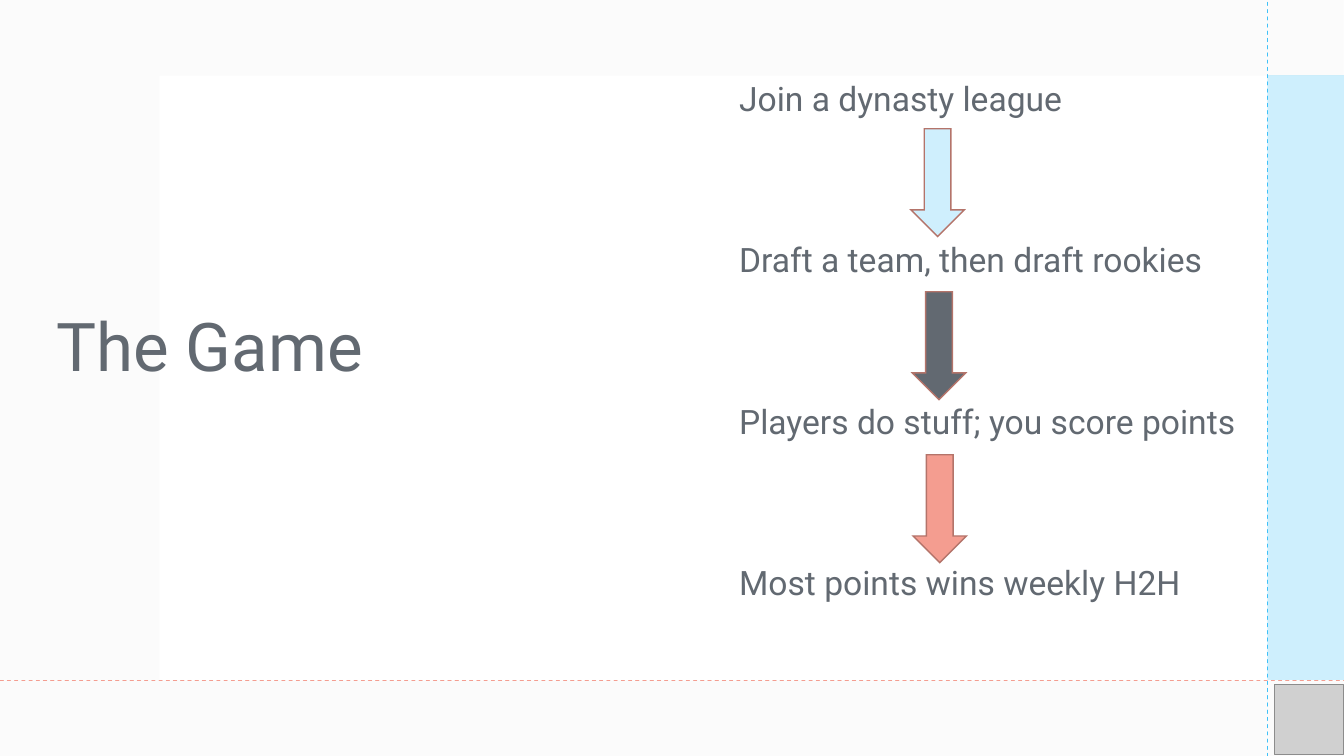
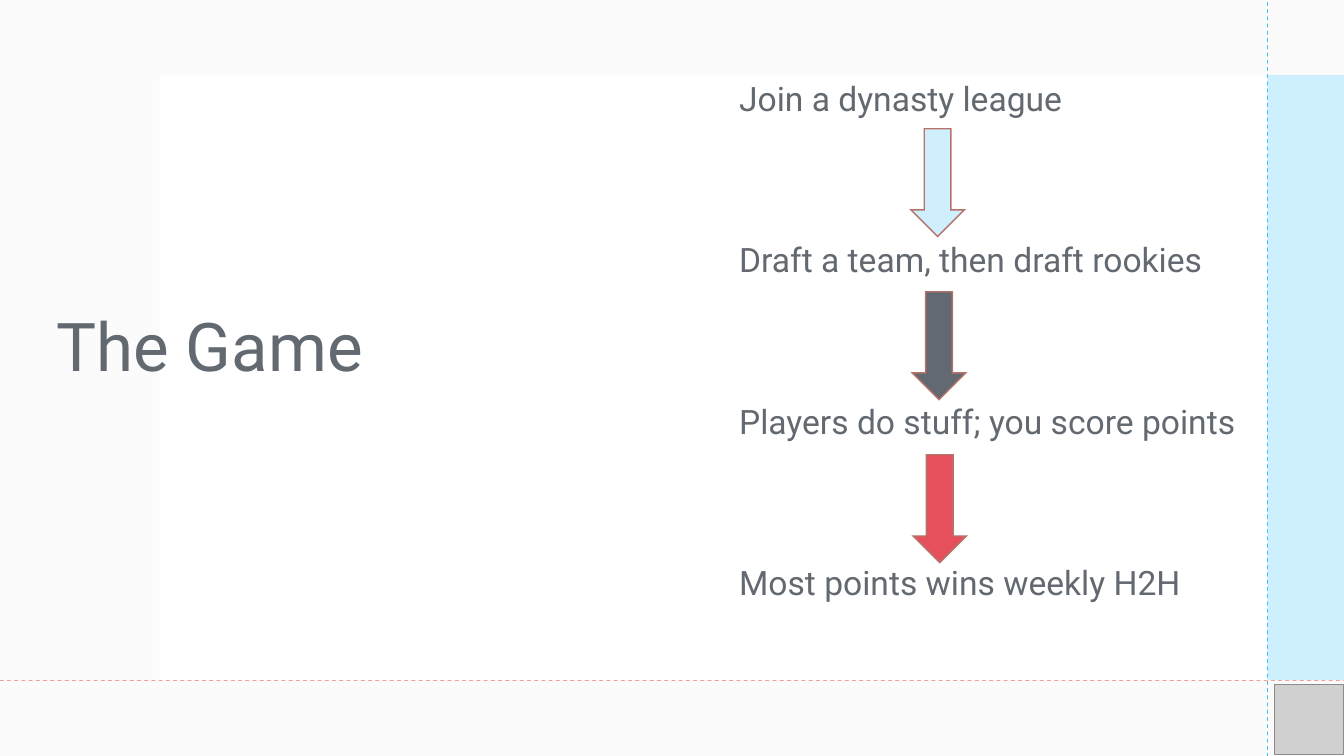
Before and after one commit to jrioross/dynasty_fantasy_football_ktc, a slide deck: slide 3 of assets/presentation_intro.pptx. Drawn at 1344x756 pixels with LibreOffice and Linux fonts; fonts in the diff are those of the drawing; grey boxes stand for pictures. Boxes give left, top, right and bottom in pixels: in the first picture for what was removed or moved away, otherwise in the second. Text is boxed around its words. In the diff, an @@ line names an element or a change of style, - is before the commit and + after.

```diff
--- a/assets/presentation_intro.pptx
+++ b/assets/presentation_intro.pptx
@@ down arrow at [913,455,967,563]: fill #F49D90 to #E5505C @@
```
Also in this commit, not shown: 2 other slides changed, 3 slides added, 5 other files.
